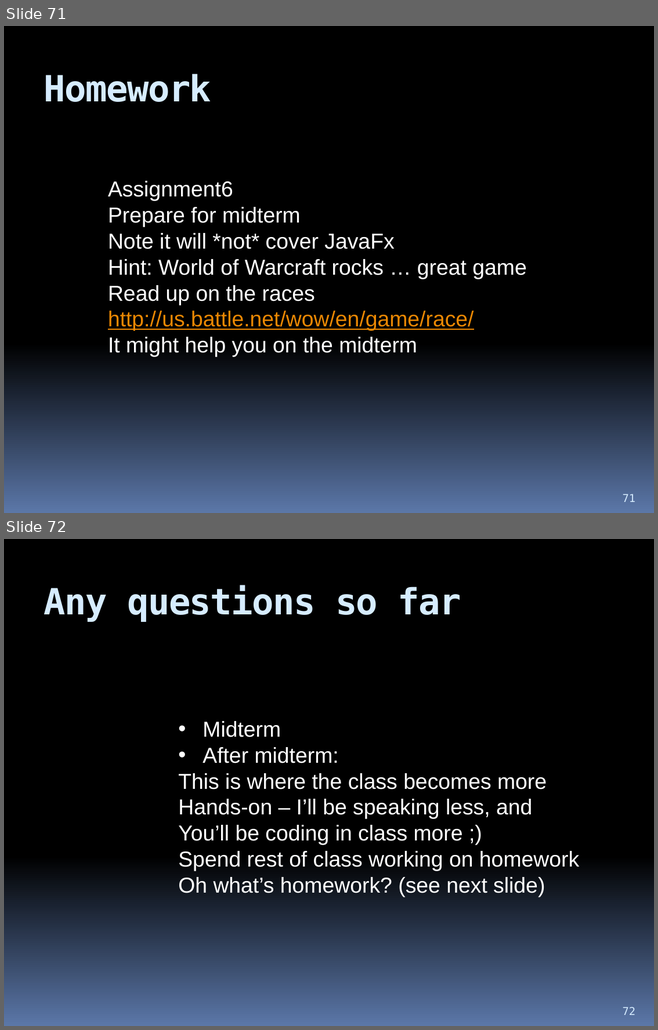
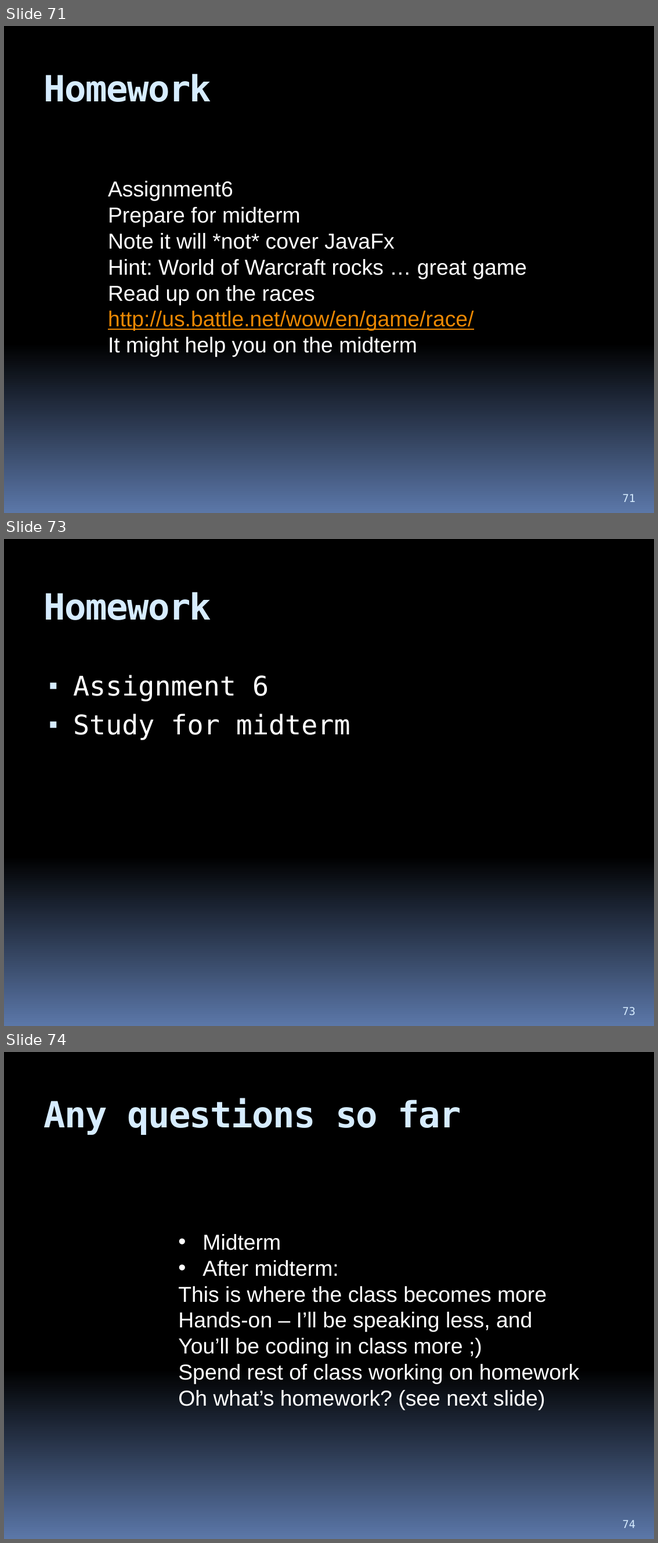
Before and after one commit to hchan/comp2613, a slide deck: coursePresentation.pptx. Shown one above the other, each under a label of ours: slides 71 and 72 before the commit, slides 71, 73 and 74 after it; the slides between them are not shown. The pictures are 658x1030 and 658x1543 pixels, drawn with LibreOffice and Linux fonts; fonts in the diff are those of the drawing. Boxes give left, top, right and bottom in pixels: in the first picture for what was removed or moved away, otherwise in the second. Text is boxed around its words. In the diff, an @@ line names an element or a change of style, - is before the commit and + after.

```diff
--- a/coursePresentation.pptx
+++ b/coursePresentation.pptx
@@ slide 73 added at (x1=4, y1=539, x2=654, y2=1026), background gradient #000000 to #5B77A8 @@
@@ title added at (x1=44, y1=592, x2=212, y2=620), 40 pt, text #D6ECFF, bold @@
+Homework
@@ text added at (x1=73, y1=675, x2=350, y2=740), 30 pt, text #FFFFFF @@
+▪ Assignment 6
+▪ Study for midterm
@@ page number added at (x1=622, y1=1007, x2=635, y2=1015), 12 pt, text #D6ECFF @@
+73
@@ what was slide 72 is now slide 74 @@
@@ page number at (x1=622, y1=1520, x2=635, y2=1528): text changed @@
-72
+74
```
Also in this commit, not shown: 5 slides changed, 2 other slides added.
